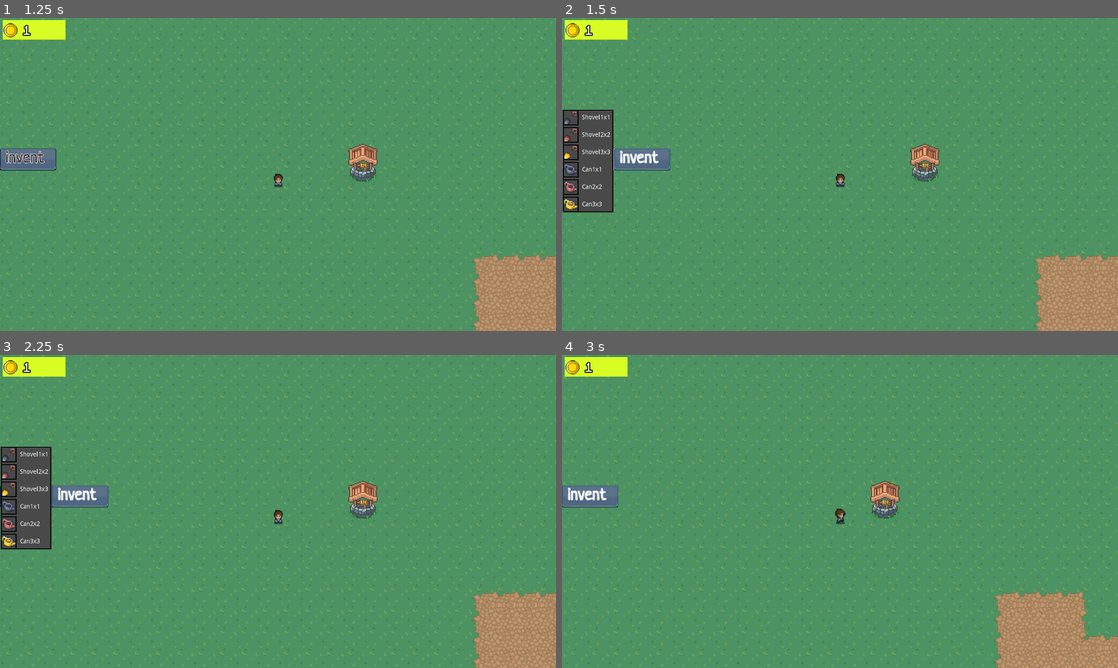
Above: before the commit, frames 1-4 (two rows, left to right).
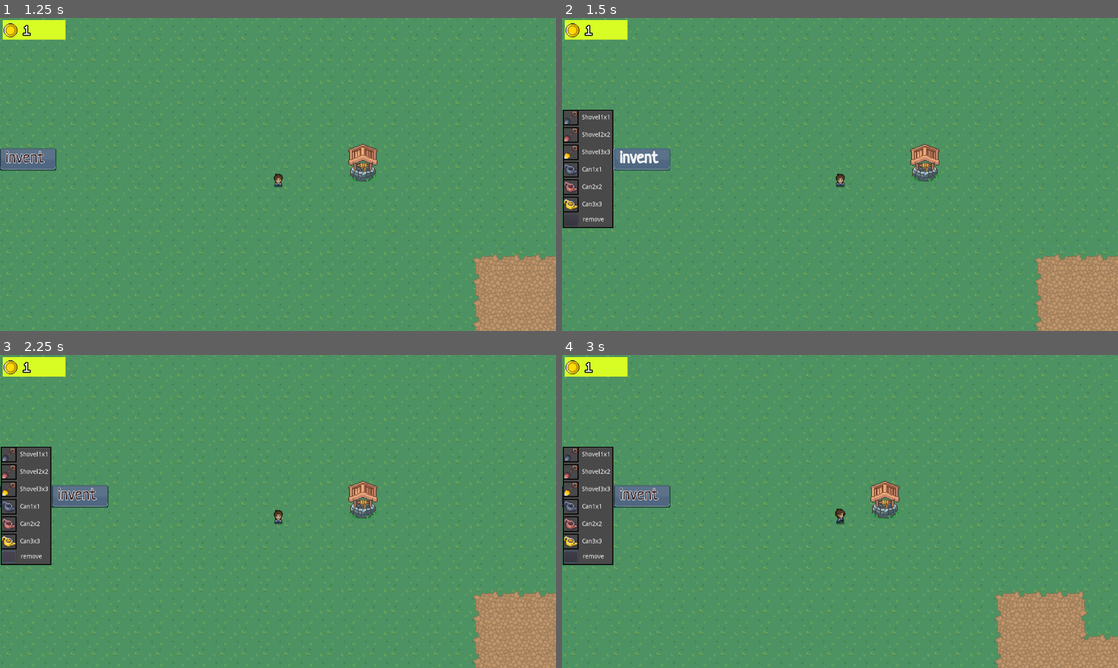
Above: after the commit, the same moments.

Repository: zolkins/RootGame
Game: Godot game, scene res://scenes/main_menu.tscn
The game is run twice, just before and just after one commit, with the same random seed, the same clock (stepped at 60 frames per second) and the same inputs.
Inputs (mouse positions are in pixels of both pictures, inside the frame that each line leads up to):
- Up to frame 1 (1.25 s): click "Нова гра" at 0.5 s
- Up to frame 2 (1.5 s): click "invent" at 1.25 s
- Up to frame 3 (2.25 s): click (11, 555) at 2 s, where only the run after the commit has a clickable "remove"
- Up to frame 4 (3 s): tap Enter at 2.75 s; move the mouse to (573, 455) at 2.77 s; hold Right (ui_right) from 2.78 s (still down); click (573, 455) at 2.92 s

Frame 1 is identical in both runs. In frame 2, 0.5% of the frame differs, in the area x 0-10%, y 61-68%; in frame 3, 0.6%; in frame 4, 4.2%, in the area x 0-20%, y 29-68%.

Commit message:
LastChanges

Diff:
--- a/scenes/Hotbar.tscn
+++ b/scenes/Hotbar.tscn
@@ -34,7 +34,7 @@
 margin_left = 2.0
 margin_top = 211.0
 margin_right = 118.0
-margin_bottom = 447.0
+margin_bottom = 483.0
 texture = ExtResource( 2 )
 patch_margin_left = 3
 patch_margin_top = 3
@@ -65,7 +65,7 @@
 margin_right = 120.0
 margin_bottom = 25.0
 theme = ExtResource( 13 )
-text = "Shovel"
+text = "Shovel1x1"
 
 [node name="Slot 2" type="Panel" parent="Items/Texture/GridContainer"]
 margin_top = 40.0
@@ -86,7 +86,7 @@
 margin_right = 120.0
 margin_bottom = 25.0
 theme = ExtResource( 13 )
-text = "Shovel"
+text = "Shovel2x2"
 
 [node name="Slot 3" type="Panel" parent="Items/Texture/GridContainer"]
 margin_top = 80.0
@@ -107,7 +107,7 @@
 margin_right = 120.0
 margin_bottom = 25.0
 theme = ExtResource( 13 )
-text = "Shovel"
+text = "Shovel3x3"
 
 [node name="Slot 4" type="Panel" parent="Items/Texture/GridContainer"]
 margin_top = 120.0
@@ -128,7 +128,7 @@
 margin_right = 120.0
 margin_bottom = 25.0
 theme = ExtResource( 13 )
-text = "Shovel"
+text = "Can1x1"
 
 [node name="Slot 5" type="Panel" parent="Items/Texture/GridContainer"]
 margin_top = 160.0
@@ -149,7 +149,7 @@
 margin_right = 120.0
 margin_bottom = 25.0
 theme = ExtResource( 13 )
-text = "Shovel"
+text = "Can2x2"
 
 [node name="Slot 6" type="Panel" parent="Items/Texture/GridContainer"]
 margin_top = 200.0
@@ -170,7 +170,20 @@
 margin_right = 120.0
 margin_bottom = 25.0
 theme = ExtResource( 13 )
-text = "Shovel"
+text = "Can3x3"
+
+[node name="Delete" type="Button" parent="Items"]
+margin_left = 4.0
+margin_top = 450.0
+margin_right = 36.0
+margin_bottom = 478.0
+
+[node name="Label" type="Label" parent="Items/Delete"]
+margin_left = 44.0
+margin_top = 7.0
+margin_right = 96.0
+margin_bottom = 21.0
+text = "remove"
 
 [node name="Button" type="Button" parent="."]
 margin_top = 300.0
@@ -180,4 +193,5 @@
 custom_fonts/font = SubResource( 2 )
 text = "invent"
 
+[connection signal="pressed" from="Items/Delete" to="." method="_on_Delete_pressed"]
 [connection signal="pressed" from="Button" to="." method="_on_Button_pressed"]
--- a/scripts/Hotbar.gd
+++ b/scripts/Hotbar.gd
@@ -37,3 +37,8 @@
 	else:
 		$Button.set_position(Vector2(120, 300))
 	pass # Replace with function body.
+
+
+func _on_Delete_pressed():
+	remove_child(holding_item)
+	pass # Replace with function body.
